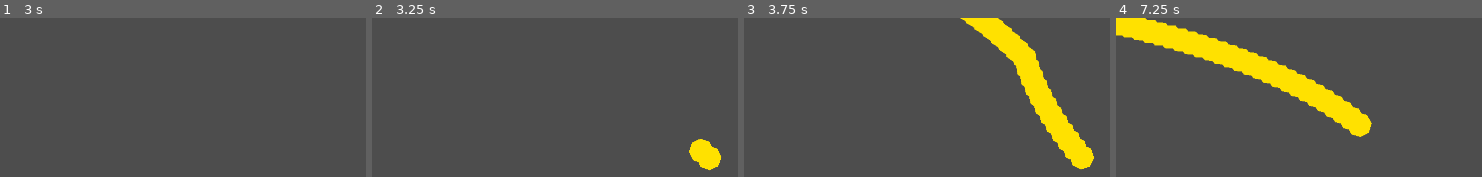
Above: before the commit, frames 1-4 (left to right).
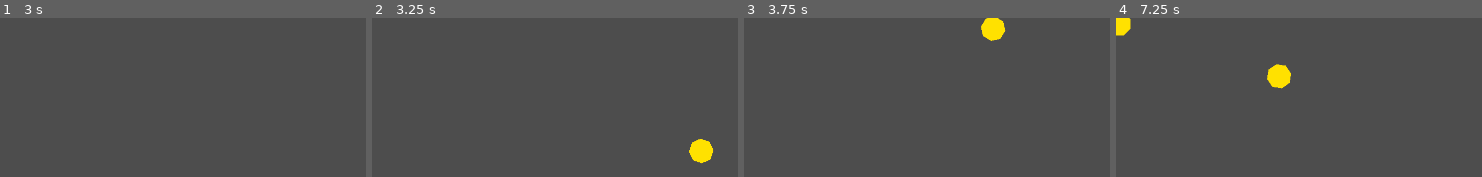
Above: after the commit, the same moments.

Repository: JacobCristo/ryo-game-jam
Game: Godot game, scene res://scenes/room.tscn
Two runs of this game, one before a commit and one after it. Both use one fixed random seed, a clock stepped at 60 frames per second and the inputs below. The project has no main scene, so this scene is started directly.
Inputs:
- Up to frame 1 (3 s): tap Enter at 0.5, 2 s; hold Right (ui_right) 0.53-1.28 s; tap Space at 1.25, 2.75 s; hold Left (ui_left) 1.28-2.03 s; hold Right (ui_right) from 2.03 s (still down)
- Up to frame 2 (3.25 s): keep holding Right (ui_right)
- Up to frame 3 (3.75 s): release Right (ui_right) at 3.53 s; hold Left (ui_left) from 3.53 s (still down)
- Up to frame 4 (7.25 s): tap Enter at 5 s; tap Space at 5.75 s; release Left (ui_left) at 5.78 s; hold Right (ui_right) from 5.78 s (still down)

Frame 1 is identical in both runs. In frame 2, 0.4% of the frame differs, in the area x 89-96%, y 81-97%; in frame 3, 6.6%; in frame 4, 9.8%, in the area x 1-70%, y 0-75%.

Commit message:
enemy firerate fixed

Diff:
--- a/scenes/enemies/enemy.gd
+++ b/scenes/enemies/enemy.gd
@@ -34,6 +34,9 @@
 	# look for player
 	sightline.look_at(player.global_position)
 
+	if fire_cooldown != 0.0:
+		fire_cooldown = maxf(fire_cooldown - delta, 0.0)
+
 	# if player in range, shoot at player provided we can
 	var ray_collisions = sightline.get_collider()
 	if ray_collisions and ray_collisions is Player:
@@ -56,6 +59,10 @@
 
 	get_tree().current_scene.call_deferred("add_child", projectile)
 
+	# reset fire cooldown
+	fire_cooldown = fire_rate
+
+
 func take_damage(amount: float) -> void:
 	health -= amount
 	if health <= 0 and not dead:
